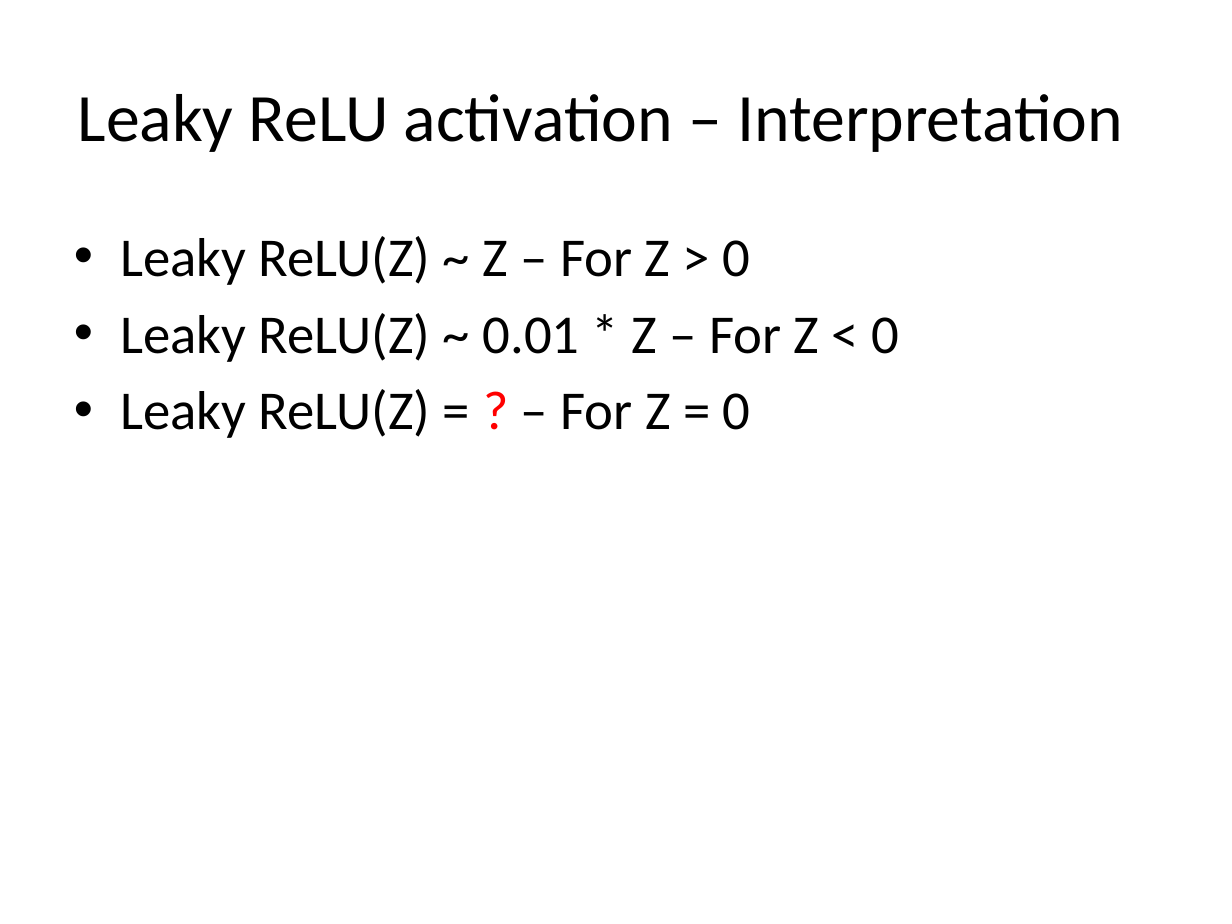
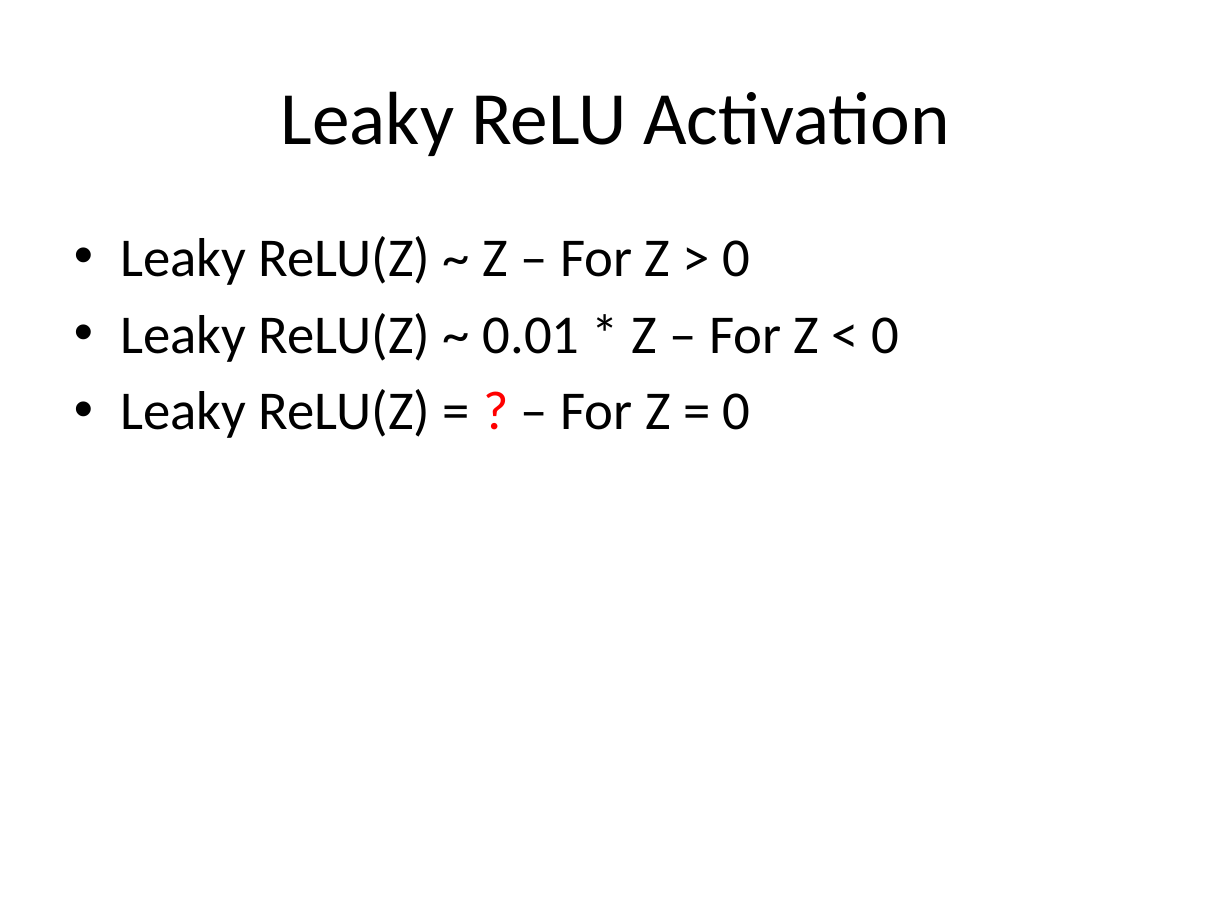
Before and after one commit to look4pritam/ArtificialIntelligence, a slide deck: slide 45 of ArtificialNeuralNetwork/ArtificialNeuralNetwork.pptx (slide 62 before the commit). Drawn at 1232x924 pixels with LibreOffice and Linux fonts; fonts in the diff are those of the drawing. Boxes give left, top, right and bottom in pixels: in the first picture for what was removed or moved away, otherwise in the second. Text is boxed around its words. In the diff, an @@ line names an element or a change of style, - is before the commit and + after.

```diff
--- a/ArtificialNeuralNetwork/ArtificialNeuralNetwork.pptx
+++ b/ArtificialNeuralNetwork/ArtificialNeuralNetwork.pptx
@@ title at box(281, 91, 950, 156): text changed; size 39.6 to 44 pt @@
-Leaky ReLU activation – Interpretation
+Leaky ReLU Activation
```
Also in this commit, not shown: 36 other slides changed, 17 slides removed, 1 other file.
